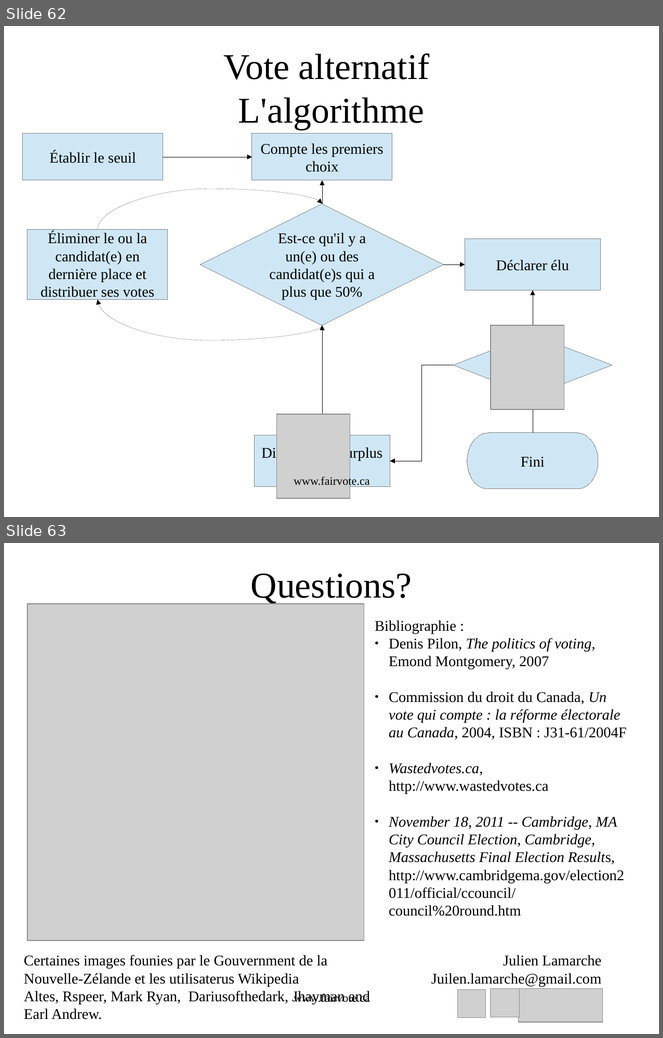
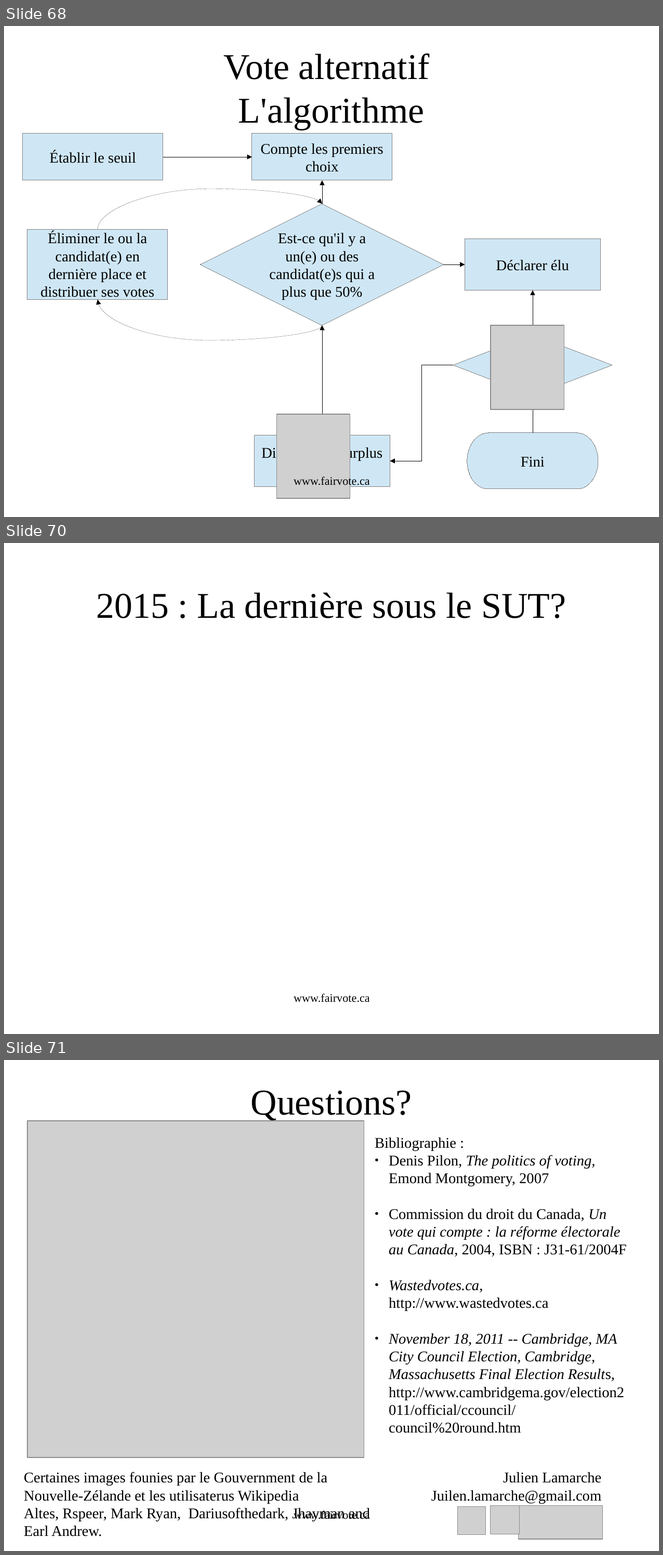
Before and after one commit to cyclingzealot/fvc_presentation, a slide deck: systèmesÉlectoraux.odp. Shown one above the other, each under a label of ours: slides 62 and 63 before the commit, slides 68, 70 and 71 after it; the slides between them are not shown. The pictures are 663x1038 and 663x1555 pixels, drawn with LibreOffice and Linux fonts; fonts in the diff are those of the drawing; grey boxes stand for pictures. Boxes give left, top, right and bottom in pixels: in the first picture for what was removed or moved away, otherwise in the second. Text is boxed around its words. In the diff, an @@ line names an element or a change of style, - is before the commit and + after.

```diff
--- a/systèmesÉlectoraux.odp
+++ b/systèmesÉlectoraux.odp
@@ slide 70 added at [4, 543, 659, 1034], background #FFFFFF @@
@@ title added at [97, 592, 566, 618], 44 pt, text #000000 @@
+2015 : La dernière sous le SUT?
@@ text added at [294, 994, 370, 1003], 14 pt, text #000000 @@
+www.fairvote.ca
@@ what was slide 62 is now slide 68 @@
@@ what was slide 63 is now slide 71 @@
```
Also in this commit, not shown: 2 slides changed, 7 other slides added, 2 other files.
